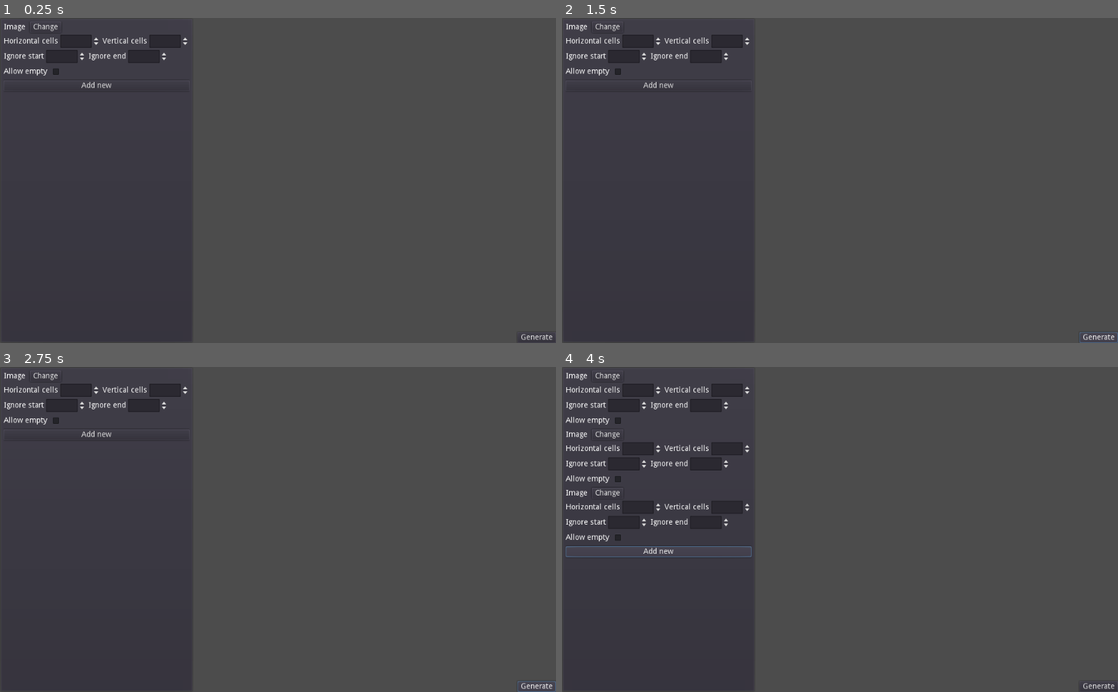
Above: before the commit, frames 1-4 (two rows, left to right).
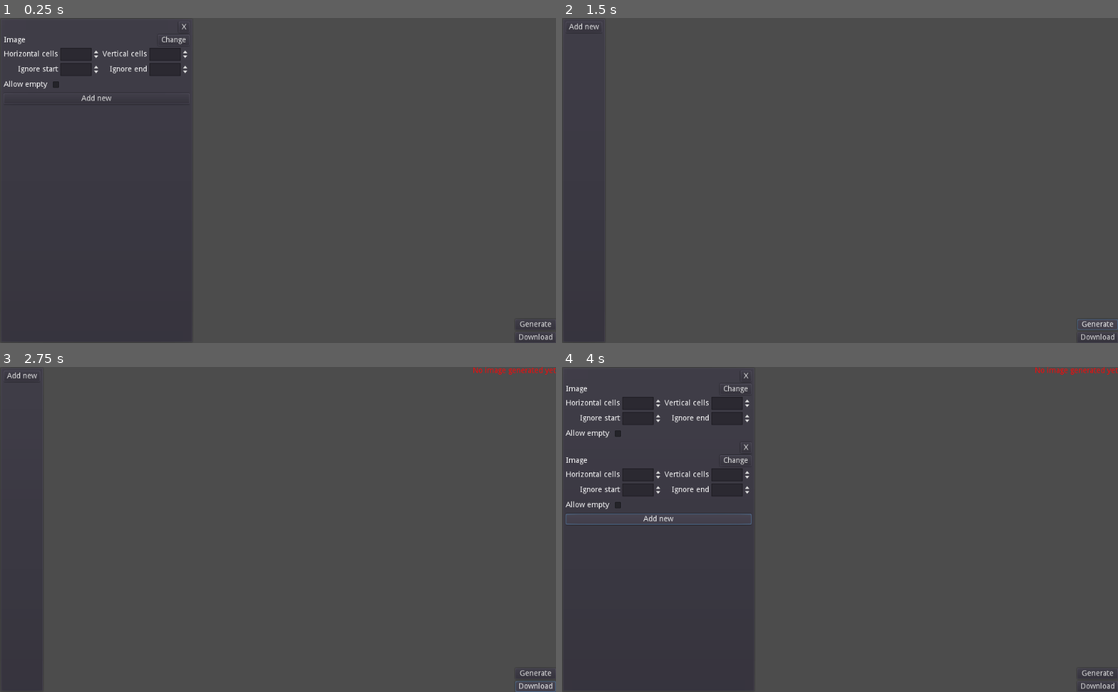
Above: after the commit, the same moments.

Repository: MateuSai/Godot-Random-Character-Generator-Addon
Game: Godot game, scene res://App.tscn
Two runs of this game, one before a commit and one after it. Both use one fixed random seed, a clock stepped at 60 frames per second and the inputs below.
Inputs (mouse positions are in pixels of both pictures, inside the frame that each line leads up to):
- Up to frame 1 (0.25 s): no input
- Up to frame 2 (1.5 s): click (745, 27) at 0.5 s, where only the run after the commit has a clickable "X"; click "Generate" at 1.25 s
- Up to frame 3 (2.75 s): click (533, 685) at 2 s, where only the run after the commit has a clickable "Download"
- Up to frame 4 (4 s): click "Add new" at 2.75 s; click "Add new" at 3.5 s

The runs differ from the first frame. In frame 1, 1.5% of the frame differs, in the area x 0-100%, y 1-100%; in frame 2, 1.9%; in frame 3, 2.0%; in frame 4, 3.8%, in the area x 0-100%, y 0-100%.

Commit message:
...

Diff:
--- a/App.gd
+++ b/App.gd
@@ -4,6 +4,8 @@
 
 onready var spritesheets_container: VBoxContainer = get_node("HBoxContainer/PanelContainer/ScrollContainer/SpritesheetsContainer")
 onready var generated_character: TextureRect = get_node("HBoxContainer/GeneratedCharacter")
+onready var message_label: Label = get_node("MessagesLabel")
+onready var select_path_file_dialog: FileDialog = get_node("SelectPathFileDialog")
 
 
 func _on_AddNewImageButton_pressed() -> void:
@@ -20,3 +22,16 @@
 
 	if character_data.size() > 0:
 		generated_character.texture = RandomSpriteGenerator.create(character_data)
+
+
+func _on_DownloadButton_pressed() -> void:
+	if not generated_character.texture:
+		message_label.show_message("No image generated yet")
+		return
+
+	select_path_file_dialog.popup_centered_ratio()
+
+
+func _on_SelectPathFileDialog_dir_selected(dir: String) -> void:
+	if generated_character.texture.get_data().save_png(dir + "/character.png"):
+		message_label.show_message("Error downloading the image")
--- a/App.tscn
+++ b/App.tscn
@@ -1,7 +1,8 @@
-[gd_scene load_steps=3 format=2]
+[gd_scene load_steps=4 format=2]
 
 [ext_resource path="res://SpritesheetDataUI.tscn" type="PackedScene" id=1]
 [ext_resource path="res://App.gd" type="Script" id=2]
+[ext_resource path="res://MessagesLabel.gd" type="Script" id=3]
 
 [node name="App" type="Control"]
 anchor_right = 1.0
@@ -12,8 +13,8 @@
 }
 
 [node name="HBoxContainer" type="HBoxContainer" parent="."]
-anchor_right = 1.0
 anchor_bottom = 1.0
+margin_right = 360.0
 __meta__ = {
 "_edit_use_anchors_": false
 }
@@ -31,18 +32,16 @@
 
 [node name="SpritesheetsContainer" type="VBoxContainer" parent="HBoxContainer/PanelContainer/ScrollContainer"]
 margin_right = 342.0
-margin_bottom = 172.0
+margin_bottom = 152.0
 
 [node name="SpritesheetDataUI" parent="HBoxContainer/PanelContainer/ScrollContainer/SpritesheetsContainer" instance=ExtResource( 1 )]
-anchor_right = 0.0
-anchor_bottom = 0.0
 margin_right = 342.0
-margin_bottom = 148.0
+margin_bottom = 128.0
 
 [node name="AddNewImageButton" type="Button" parent="HBoxContainer/PanelContainer/ScrollContainer/SpritesheetsContainer"]
-margin_top = 152.0
+margin_top = 132.0
 margin_right = 342.0
-margin_bottom = 172.0
+margin_bottom = 152.0
 text = "Add new"
 
 [node name="GeneratedCharacter" type="TextureRect" parent="HBoxContainer"]
@@ -51,14 +50,55 @@
 margin_bottom = 600.0
 stretch_mode = 6
 
-[node name="GenerateButton" type="Button" parent="."]
+[node name="VBoxContainer" type="VBoxContainer" parent="."]
 anchor_left = 1.0
 anchor_top = 1.0
 anchor_right = 1.0
 anchor_bottom = 1.0
-margin_left = -71.0
-margin_top = -20.0
+margin_left = -75.0
+margin_top = -44.0
+__meta__ = {
+"_edit_use_anchors_": false
+}
+
+[node name="GenerateButton" type="Button" parent="VBoxContainer"]
+margin_right = 75.0
+margin_bottom = 20.0
 text = "Generate"
 
+[node name="DownloadButton" type="Button" parent="VBoxContainer"]
+margin_top = 24.0
+margin_right = 75.0
+margin_bottom = 44.0
+text = "Download"
+
+[node name="MessagesLabel" type="Label" parent="."]
+modulate = Color( 1, 0.027451, 0.027451, 1 )
+anchor_left = 1.0
+anchor_right = 1.0
+margin_left = -40.0
+margin_bottom = 14.0
+grow_horizontal = 0
+script = ExtResource( 3 )
+__meta__ = {
+"_edit_use_anchors_": false
+}
+
+[node name="Timer" type="Timer" parent="MessagesLabel"]
+wait_time = 3.0
+one_shot = true
+
+[node name="SelectPathFileDialog" type="FileDialog" parent="."]
+margin_right = 315.0
+margin_bottom = 130.0
+window_title = "Open a Directory"
+mode = 2
+access = 2
+current_dir = "/home/mateus/GameDev/Godot/Godot Random Character Generator Addon"
+current_path = "/home/mateus/GameDev/Godot/Godot Random Character Generator Addon/"
+
 [connection signal="pressed" from="HBoxContainer/PanelContainer/ScrollContainer/SpritesheetsContainer/AddNewImageButton" to="." method="_on_AddNewImageButton_pressed"]
-[connection signal="pressed" from="GenerateButton" to="." method="_on_GenerateButton_pressed"]
+[connection signal="pressed" from="VBoxContainer/GenerateButton" to="." method="_on_GenerateButton_pressed"]
+[connection signal="pressed" from="VBoxContainer/DownloadButton" to="." method="_on_DownloadButton_pressed"]
+[connection signal="timeout" from="MessagesLabel/Timer" to="MessagesLabel" method="_on_Timer_timeout"]
+[connection signal="dir_selected" from="SelectPathFileDialog" to="." method="_on_SelectPathFileDialog_dir_selected"]
--- /dev/null
+++ b/MessagesLabel.gd
@@ -0,0 +1,13 @@
+extends Label
+
+onready var timer: Timer = get_node("Timer")
+
+
+func show_message(msg: String) -> void:
+	timer.stop()
+	text = msg
+	timer.start()
+
+
+func _on_Timer_timeout() -> void:
+	text = ""
--- a/SpritesheetDataUI.gd
+++ b/SpritesheetDataUI.gd
@@ -1,6 +1,8 @@
 extends VBoxContainer
 
 var spritesheet_data: SpritesheetData = SpritesheetData.new()
+
+onready var app: Control = get_tree().root.get_node("App")
 
 onready var texture_rect: TextureRect = get_node("HBoxContainer/Image/TextureRect")
 onready var file_dialog: FileDialog = get_node("FileDialog")
@@ -13,6 +15,7 @@
 func _on_FileDialog_file_selected(path: String) -> void:
 	var texture = load(path)
 	if not texture is Texture:
+		app.message_label.show_message("This file is not an image")
 		return
 
 	texture_rect.texture = texture
@@ -37,3 +40,7 @@
 
 func _on_AllowEmpty_toggled(pressed: bool) -> void:
 	spritesheet_data.allow_empty = pressed
+
+
+func _on_RemoveButton_pressed() -> void:
+	queue_free()
--- a/SpritesheetDataUI.tscn
+++ b/SpritesheetDataUI.tscn
@@ -3,20 +3,29 @@
 [ext_resource path="res://SpritesheetDataUI.gd" type="Script" id=2]
 
 [node name="SpritesheetDataUI" type="VBoxContainer"]
-anchor_right = 1.0
-anchor_bottom = 1.0
+margin_right = 1024.0
+margin_bottom = 600.0
 script = ExtResource( 2 )
 __meta__ = {
 "_edit_use_anchors_": false
 }
 
-[node name="HBoxContainer" type="HBoxContainer" parent="."]
+[node name="RemoveButton" type="Button" parent="."]
+margin_left = 1004.0
 margin_right = 1024.0
 margin_bottom = 20.0
+size_flags_horizontal = 8
+text = "X"
+
+[node name="HBoxContainer" type="HBoxContainer" parent="."]
+margin_top = 24.0
+margin_right = 1024.0
+margin_bottom = 44.0
 
 [node name="Image" type="HBoxContainer" parent="HBoxContainer"]
-margin_right = 106.0
+margin_right = 1024.0
 margin_bottom = 20.0
+size_flags_horizontal = 3
 __meta__ = {
 "_edit_use_anchors_": false
 }
@@ -29,96 +38,103 @@
 
 [node name="TextureRect" type="TextureRect" parent="HBoxContainer/Image"]
 margin_left = 44.0
-margin_right = 44.0
+margin_right = 532.0
 margin_bottom = 20.0
+size_flags_horizontal = 3
+size_flags_vertical = 3
+expand = true
+stretch_mode = 6
 
 [node name="ChangeImageButton" type="Button" parent="HBoxContainer/Image"]
-margin_left = 48.0
-margin_right = 106.0
+margin_left = 966.0
+margin_right = 1024.0
 margin_bottom = 20.0
+size_flags_horizontal = 10
 size_flags_vertical = 4
 text = "Change"
 
-[node name="HBoxContainer3" type="HBoxContainer" parent="."]
-margin_top = 24.0
+[node name="GridContainer" type="GridContainer" parent="."]
+margin_top = 48.0
 margin_right = 1024.0
-margin_bottom = 48.0
+margin_bottom = 100.0
+columns = 2
 
-[node name="HCells" type="HBoxContainer" parent="HBoxContainer3"]
+[node name="HCells" type="HBoxContainer" parent="GridContainer"]
 margin_right = 178.0
 margin_bottom = 24.0
 
-[node name="Label" type="Label" parent="HBoxContainer3/HCells"]
+[node name="Label" type="Label" parent="GridContainer/HCells"]
 margin_top = 5.0
 margin_right = 100.0
 margin_bottom = 19.0
 text = "Horizontal cells"
 
-[node name="SpinBox" type="SpinBox" parent="HBoxContainer3/HCells"]
+[node name="SpinBox" type="SpinBox" parent="GridContainer/HCells"]
 margin_left = 104.0
 margin_right = 178.0
 margin_bottom = 24.0
 min_value = 1.0
 value = 1.0
 
-[node name="VCells" type="HBoxContainer" parent="HBoxContainer3"]
+[node name="VCells" type="HBoxContainer" parent="GridContainer"]
 margin_left = 182.0
 margin_right = 342.0
 margin_bottom = 24.0
 
-[node name="Label" type="Label" parent="HBoxContainer3/VCells"]
+[node name="Label" type="Label" parent="GridContainer/VCells"]
 margin_top = 5.0
 margin_right = 82.0
 margin_bottom = 19.0
 text = "Vertical cells"
 
-[node name="SpinBox" type="SpinBox" parent="HBoxContainer3/VCells"]
+[node name="SpinBox" type="SpinBox" parent="GridContainer/VCells"]
 margin_left = 86.0
 margin_right = 160.0
 margin_bottom = 24.0
 min_value = 1.0
 value = 1.0
 
-[node name="HBoxContainer2" type="HBoxContainer" parent="."]
-margin_top = 52.0
-margin_right = 1024.0
-margin_bottom = 76.0
+[node name="IgnoreStart" type="HBoxContainer" parent="GridContainer"]
+margin_top = 28.0
+margin_right = 178.0
+margin_bottom = 52.0
+alignment = 2
 
-[node name="IgnoreStart" type="HBoxContainer" parent="HBoxContainer2"]
-margin_right = 152.0
-margin_bottom = 24.0
-
-[node name="Label" type="Label" parent="HBoxContainer2/IgnoreStart"]
+[node name="Label" type="Label" parent="GridContainer/IgnoreStart"]
+margin_left = 26.0
 margin_top = 5.0
-margin_right = 74.0
+margin_right = 100.0
 margin_bottom = 19.0
 text = "Ignore start"
 
-[node name="SpinBox" type="SpinBox" parent="HBoxContainer2/IgnoreStart"]
-margin_left = 78.0
-margin_right = 152.0
+[node name="SpinBox" type="SpinBox" parent="GridContainer/IgnoreStart"]
+margin_left = 104.0
+margin_right = 178.0
 margin_bottom = 24.0
 
-[node name="IgnoreEnd" type="HBoxContainer" parent="HBoxContainer2"]
-margin_left = 156.0
-margin_right = 303.0
-margin_bottom = 24.0
+[node name="IgnoreEnd" type="HBoxContainer" parent="GridContainer"]
+margin_left = 182.0
+margin_top = 28.0
+margin_right = 342.0
+margin_bottom = 52.0
+alignment = 2
 
-[node name="Label" type="Label" parent="HBoxContainer2/IgnoreEnd"]
+[node name="Label" type="Label" parent="GridContainer/IgnoreEnd"]
+margin_left = 13.0
 margin_top = 5.0
-margin_right = 69.0
+margin_right = 82.0
 margin_bottom = 19.0
 text = "Ignore end"
 
-[node name="SpinBox" type="SpinBox" parent="HBoxContainer2/IgnoreEnd"]
-margin_left = 73.0
-margin_right = 147.0
+[node name="SpinBox" type="SpinBox" parent="GridContainer/IgnoreEnd"]
+margin_left = 86.0
+margin_right = 160.0
 margin_bottom = 24.0
 
 [node name="AllowEmpty" type="HBoxContainer" parent="."]
-margin_top = 80.0
+margin_top = 104.0
 margin_right = 1024.0
-margin_bottom = 104.0
+margin_bottom = 128.0
 
 [node name="Label" type="Label" parent="AllowEmpty"]
 margin_top = 5.0
@@ -138,13 +154,14 @@
 window_title = "Open a File"
 mode = 0
 access = 2
-current_dir = "/home/mateus/GameDev/Godot/Random Character Generator"
-current_path = "/home/mateus/GameDev/Godot/Random Character Generator/"
+current_dir = "/home/mateus/GameDev/Godot/Godot Random Character Generator Addon"
+current_path = "/home/mateus/GameDev/Godot/Godot Random Character Generator Addon/"
 
+[connection signal="pressed" from="RemoveButton" to="." method="_on_RemoveButton_pressed"]
 [connection signal="pressed" from="HBoxContainer/Image/ChangeImageButton" to="." method="_on_ChangeImageButton_pressed"]
-[connection signal="value_changed" from="HBoxContainer3/HCells/SpinBox" to="." method="_on_HCells_value_changed"]
-[connection signal="value_changed" from="HBoxContainer3/VCells/SpinBox" to="." method="_on_VCells_value_changed"]
-[connection signal="value_changed" from="HBoxContainer2/IgnoreStart/SpinBox" to="." method="_on_IgnoreStart_value_changed"]
-[connection signal="value_changed" from="HBoxContainer2/IgnoreEnd/SpinBox" to="." method="_on_IgnoreEnd_value_changed"]
+[connection signal="value_changed" from="GridContainer/HCells/SpinBox" to="." method="_on_HCells_value_changed"]
+[connection signal="value_changed" from="GridContainer/VCells/SpinBox" to="." method="_on_VCells_value_changed"]
+[connection signal="value_changed" from="GridContainer/IgnoreStart/SpinBox" to="." method="_on_IgnoreStart_value_changed"]
+[connection signal="value_changed" from="GridContainer/IgnoreEnd/SpinBox" to="." method="_on_IgnoreEnd_value_changed"]
 [connection signal="toggled" from="AllowEmpty/CheckBox" to="." method="_on_AllowEmpty_toggled"]
 [connection signal="file_selected" from="FileDialog" to="." method="_on_FileDialog_file_selected"]
Binary file changed: assets/SmallBurg_village_pack_v1.5/Character/Lower Body/pants.png
Binary file changed: assets/SmallBurg_village_pack_v1.5/Character/Lower Body/shoes.png
Binary file changed: assets/SmallBurg_village_pack_v1.5/Character/Top Body/shirts.png
Binary file added: character.png
Not shown, added: character.png.import
